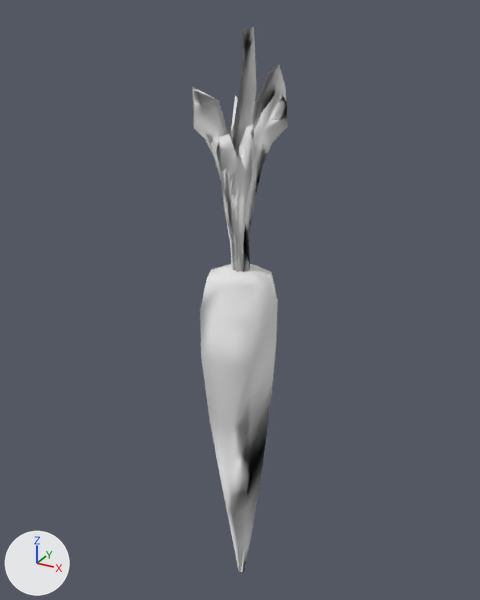
Two versions of the OBJ model public/assets/models/carrot.obj, one commit apart.
One viewpoint serves both versions: a 50 mm lens placed at (0.562, -1.019, 1.207), pointed at (-0.015, 0.029, 0.683). The lights are fixed; the arrows at lower left show +X, +Y and +Z. Where no turn or scale is listed for an object, it has been applied to the vertices.

In view in the first picture: 'carrot'.
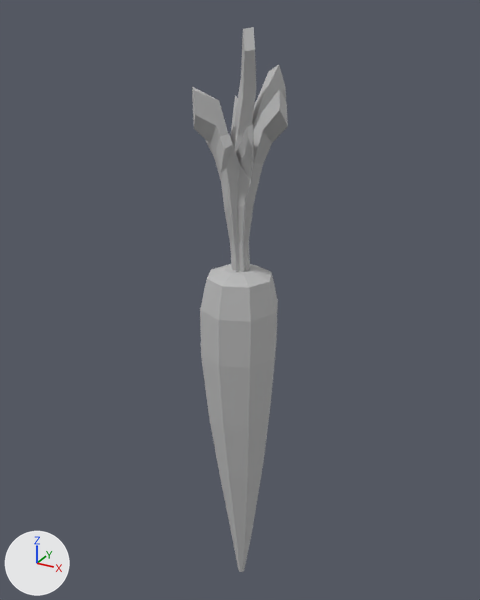
The newer file is also turned or shifted as a whole; pictures and numbers use the older file's frame.

The change, as JSON lines over the scene's bpy script:
```json
{"op": "set", "path": "mat_initialshadinggroup.base_color", "old": "(0.8, 0.8, 0.8)", "new": "(0.5, 0.5, 0.5)", "note": "white #e7e7e7 -> grey #bcbcbc"}
{"block": "me_carrot", "where": "me_carrot.from_pydata(...)  # 215 vertices, 422 faces; spans x -0.077..0.094, y -0.077..0.077, z 0.017..1.179"}
{"block": "me_carrot", "where": "# used by ob_carrot; location = (0.0, 0.0, 0.0)"}
{"block": "me_carrot", "change": "me_carrot part 1: 209 faces spanning x -0.076..0.094, y -0.077..0.077, z 0.017..1.179 switch from mat_carrot_initialshadinggroup (white #e7e7e7) to mat_initialshadinggroup (grey #bcbcbc)"}
{"block": "me_carrot", "change": "me_carrot part 2: the surface is now shaded flat"}
```

Pixel boxes [x1, y1, x2, y2] of what changed, in the pictures (480 x 600 px):
```json
{"object": "carrot", "change": "recoloured, surface changed", "before": [192, 27, 288, 572], "after": [192, 27, 288, 572]}
{"part": 1, "of": "me_carrot", "change": "recoloured", "before": [192, 27, 288, 572], "after": [192, 27, 288, 572]}
```
